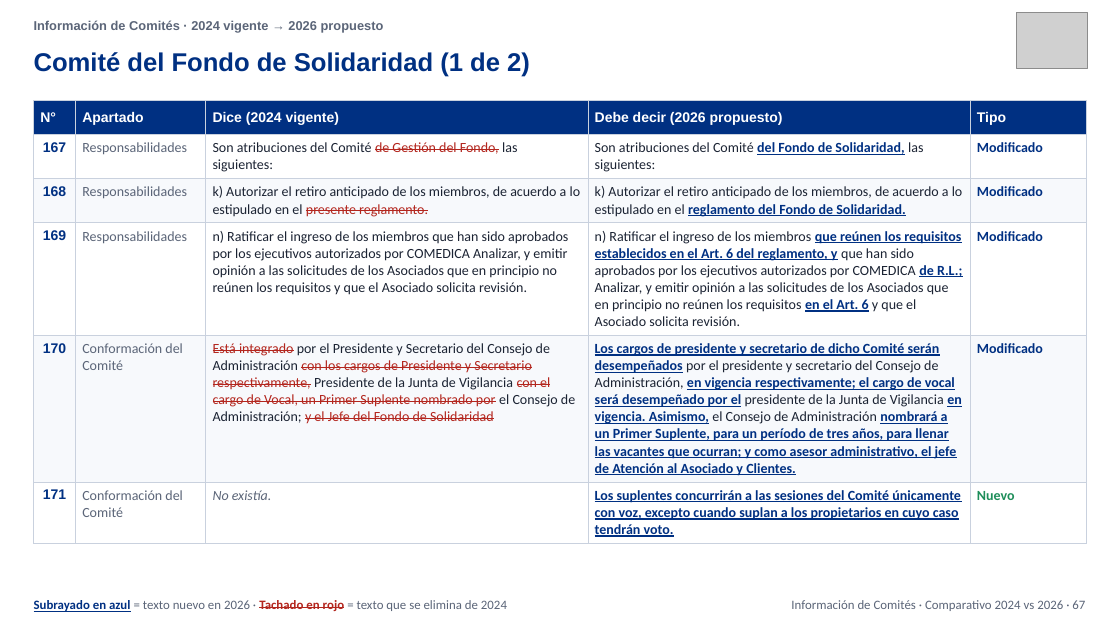
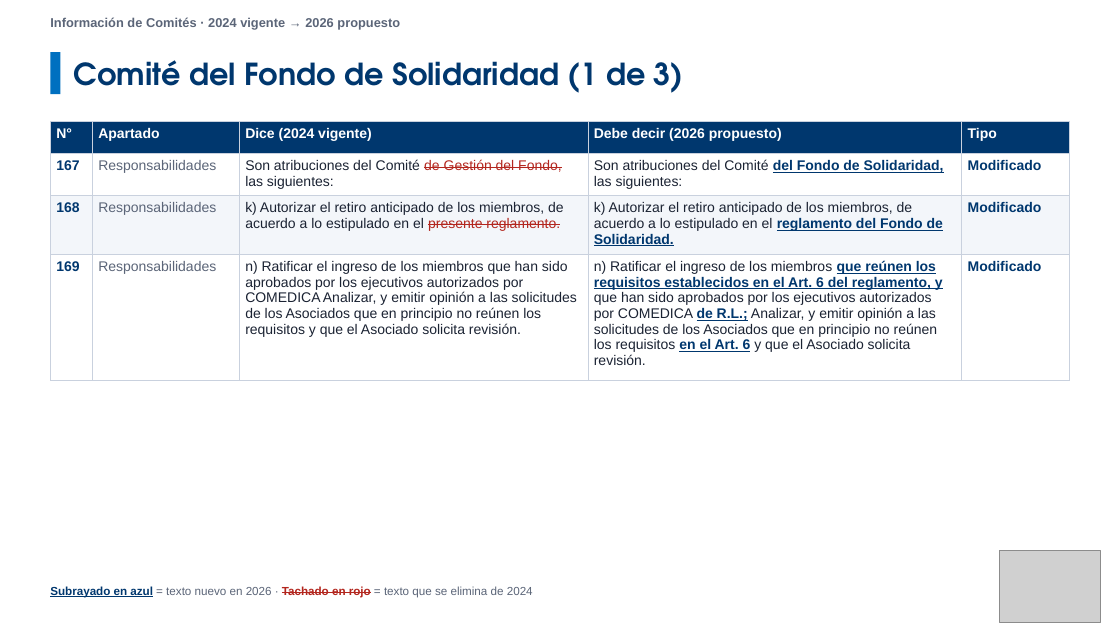
Before and after one commit to menjivar201280/riesgo, a slide deck: slide 76 of politicas/Comparativo_Comite_Riesgos_V03_vs_V04.pptx (slide 67 before the commit). Drawn at 1120x630 pixels with LibreOffice and Linux fonts; fonts in the diff are those of the drawing; grey boxes stand for pictures. Boxes give left, top, right and bottom in pixels: in the first picture for what was removed or moved away, otherwise in the second. Text is boxed around its words. In the diff, an @@ line names an element or a change of style, - is before the commit and + after.

```diff
--- a/politicas/Comparativo_Comite_Riesgos_V03_vs_V04.pptx
+++ b/politicas/Comparativo_Comite_Riesgos_V03_vs_V04.pptx
@@ text "Información de Comités · 2024 ..." moved from (x1=34, y1=20, x2=384, y2=33) to (x1=50, y1=17, x2=400, y2=30) @@
@@ text "Información de Comités · 2024 ..." at (x1=50, y1=17, x2=400, y2=30): vertical alignment middle to top @@
@@ picture removed at (x1=1017, y1=13, x2=1088, y2=68) @@
@@ rectangle added at (x1=50, y1=52, x2=60, y2=94), fill #0070C0 @@
@@ text at (x1=74, y1=60, x2=684, y2=93): text changed; size 22 to 26 pt; font Arial to TeX Gyre Adventor; text colour #003082 to #00376E @@
-Comité del Fondo de Solidaridad (1 de 2)
+Comité del Fondo de Solidaridad (1 de 3)
@@ table at (x1=50, y1=122, x2=1070, y2=369) @@
-row 5: 170 | Conformación del Comité | Está integrado por el Presidente y Secretario del Consejo de Administración con los cargos de Presidente y Secretario respectivamente, Presidente de la Junta de Vigilancia con el cargo de Vocal, un Primer Suplente nombrado por el Consejo de Administración; y el Jefe del Fondo de Solidaridad | Los cargos de presidente y secretario de dicho Comité serán desempeñados por el presidente y secretario del Consejo de Administración, en vigencia respectivamente; el cargo de vocal será desempeñado por el presidente de la Junta de Vigilancia en vigencia. Asimismo, el Consejo de Administración nombrará a un Primer Suplente, para un período de tres años, para llenar las vacantes que ocurran; y como asesor administrativo, el jefe de Atención al Asociado y Clientes. | Modificado
-row 6: 171 | Conformación del Comité | No existía. | Los suplentes concurrirán a las sesiones del Comité únicamente con voz, excepto cuando suplan a los propietarios en cuyo caso tendrán voto. | Nuevo
@@ table resized from (x1=34, y1=101, x2=1086, y2=541) to (x1=50, y1=122, x2=1070, y2=369) @@
@@ picture added at (x1=1000, y1=550, x2=1101, y2=623) @@
@@ text "Subrayado en azul = texto ..." moved from (x1=34, y1=600, x2=507, y2=612) to (x1=50, y1=586, x2=533, y2=598) @@
@@ text "Subrayado en azul = texto ..." at (x1=50, y1=586, x2=533, y2=598): size 11 to 10 pt, font Calibri to Arial; text colour #003082 to #00376E in "Subrayado en azul"; vertical alignment middle to top @@
@@ text removed at (x1=791, y1=600, x2=1085, y2=611) @@
-Información de Comités · Comparativo 2024 vs 2026 · 67
```
Also in this commit, not shown: 68 other slides changed, 14 slides added, 2 slides removed.
